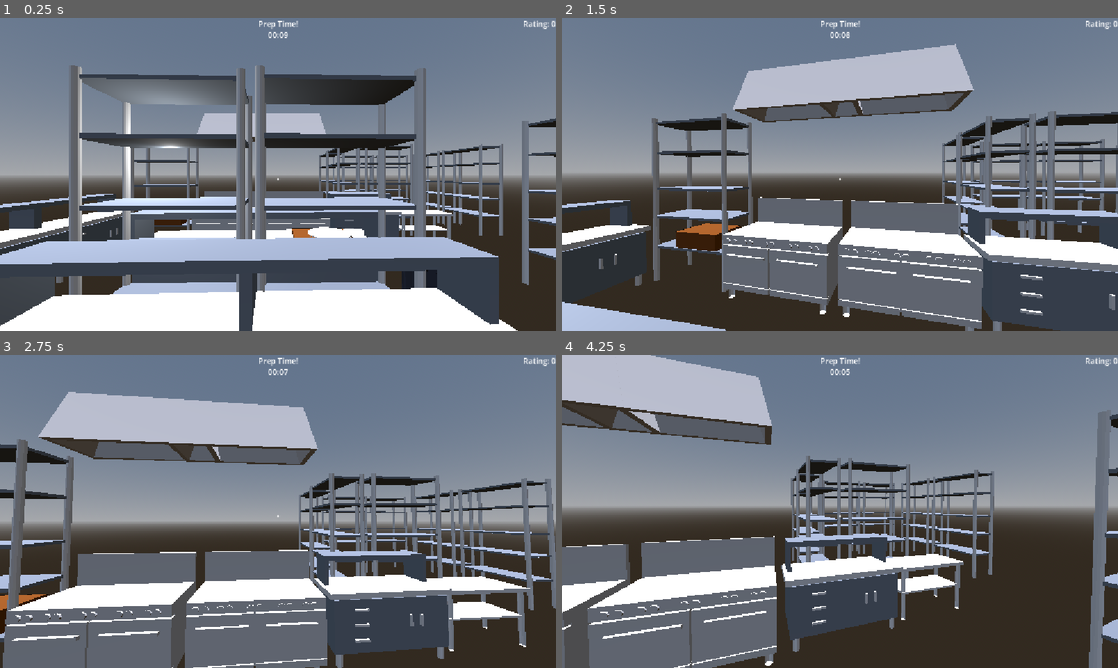
Above: before the commit, frames 1-4 (two rows, left to right).
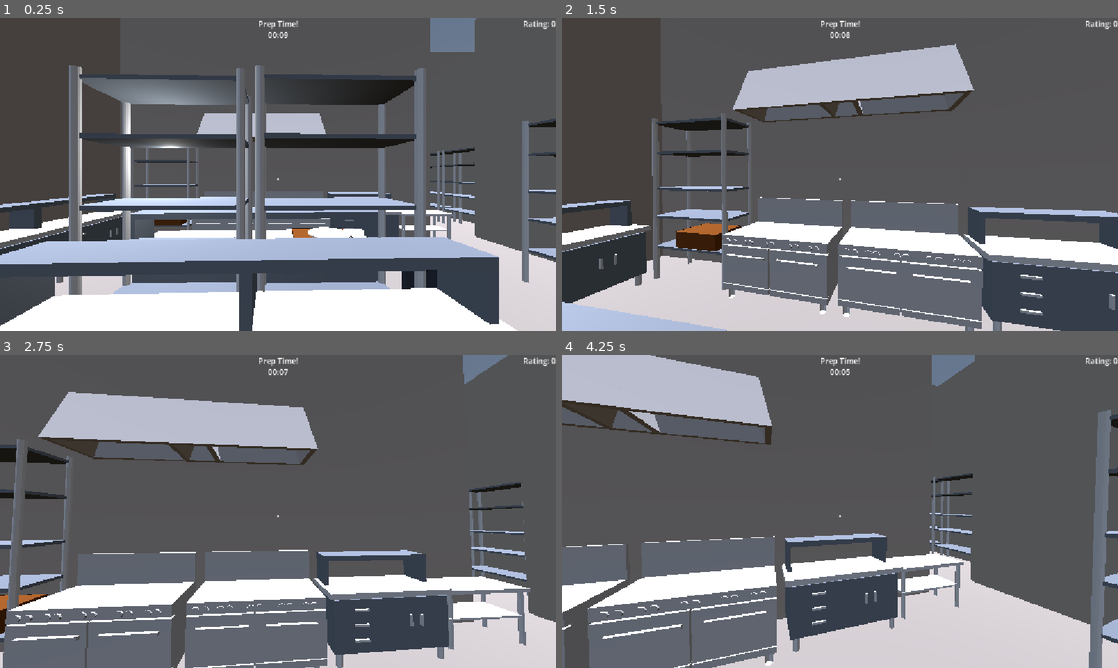
Above: after the commit, the same moments.

Repository: AlexLietha/Slacker
Game: Godot game, scene res://Scenes/FunctionalKitchen.tscn
Two runs of this game, one before a commit and one after it. Both use one fixed random seed, a clock stepped at 60 frames per second and the inputs below. This scene is started directly instead of the project's main scene.
Inputs (mouse positions are in pixels of both pictures, inside the frame that each line leads up to):
- Up to frame 1 (0.25 s): no input
- Up to frame 2 (1.5 s): tap Enter (ui_accept) at 0.5, 0.77 s; move the mouse to (867, 174) at 0.52 s; hold W (moveForward) from 0.53 s (still down); right-click (867, 174) at 0.6 s; move the mouse to (812, 174) at 1.27 s; tap E (interact) at 1.35 s
- Up to frame 3 (2.75 s): keep holding W (moveForward); tap Enter (ui_accept) at 1.52, 2 s; move the mouse to (289, 505) at 2.02 s; tap ` (reassignRoles) at 2.1 s
- Up to frame 4 (4.25 s): keep holding W (moveForward); tap Enter (ui_accept) at 2.75, 3.02, 3.5, 3.77 s; move the mouse to (834, 517) at 2.77 s; right-click (834, 517) at 2.85 s; move the mouse to (878, 514) at 3.52 s; tap E (interact) at 3.6 s

The runs differ from the first frame. In frame 1, 46% of the frame differs, in the area x 0-100%, y 0-100%; in frame 2, 57%; in frame 3, 57%; in frame 4, 64%.

Commit message:
Added order board to functional kitchen scene

Diff:
--- a/slacker/Scenes/FunctionalKitchen.tscn
+++ b/slacker/Scenes/FunctionalKitchen.tscn
@@ -24,6 +24,7 @@
 [ext_resource type="PackedScene" uid="uid://pebcxe6mpbhm" path="res://environmentmodelscenes/crate.tscn" id="18_1jni8"]
 [ext_resource type="PackedScene" uid="uid://cf37ilrn8pexl" path="res://environmentmodelscenes/bowl.tscn" id="19_resm5"]
 [ext_resource type="PackedScene" uid="uid://5l0uutfybxou" path="res://environmentmodelscenes/pan.tscn" id="20_mdggh"]
+[ext_resource type="PackedScene" uid="uid://c6wolbp1jdqht" path="res://Scenes/order_board.tscn" id="27_cakj8"]
 [ext_resource type="PackedScene" uid="uid://ddnsnlj6myhdd" path="res://Scenes/npc.tscn" id="27_kssx3"]
 [ext_resource type="Script" uid="uid://c051513rs7gnq" path="res://Scenes/IDComponent.gd" id="28_wur46"]
 
@@ -63,7 +64,6 @@
 
 [node name="Walls" type="Node3D" parent="." unique_id=131895973]
 transform = Transform3D(1, 0, 0, 0, 1, 0, 0, 0, 1, -2.6749945, 1.8434739, -4.420146)
-visible = false
 
 [node name="CSGBox3D" type="CSGBox3D" parent="Walls" unique_id=939446901]
 transform = Transform3D(105.20344, 0, 0, 0, 0.04943044, 0, 0, 0, 101.18373, 2.6662724, -1.8377213, 2.495718)
@@ -285,3 +285,6 @@
 
 [node name="IDComponent2" type="Node" parent="NPC1" unique_id=944265514]
 script = ExtResource("28_wur46")
+
+[node name="OrderBoard" parent="." unique_id=598548473 instance=ExtResource("27_cakj8")]
+transform = Transform3D(-0.99998885, 0, 0.0047176583, 0, 1, 0, -0.0047176583, 0, -0.99998885, 10.263956, 0.6108203, -1.4797425)
